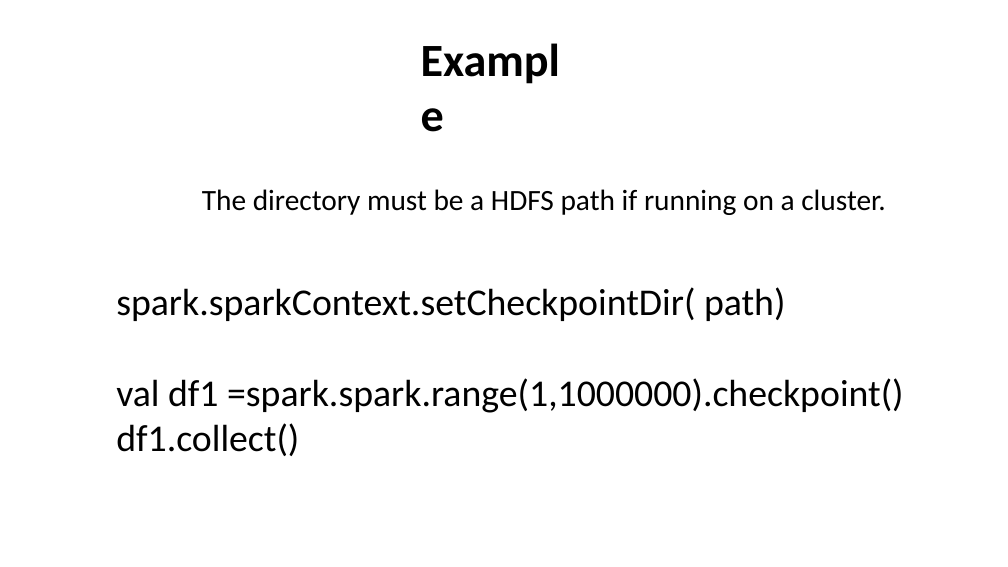
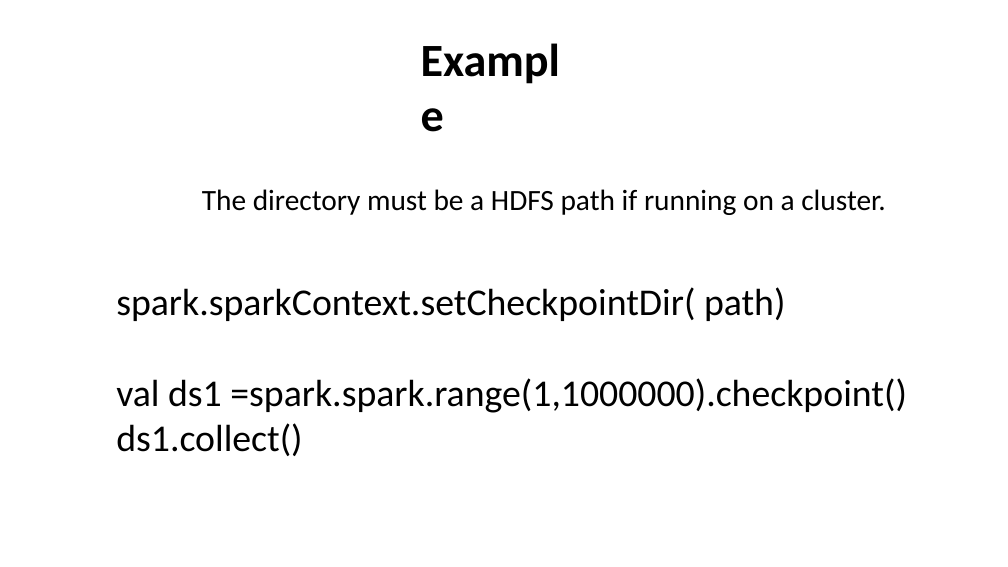
Before and after one commit to nkudinov/apache_spark_pptx, a slide deck: slide 2 of Spark_checkpoint.pptx. Drawn at 1008x567 pixels with LibreOffice and Linux fonts; fonts in the diff are those of the drawing. Boxes give left, top, right and bottom in pixels: in the first picture for what was removed or moved away, otherwise in the second. Text is boxed around its words. In the diff, an @@ line names an element or a change of style, - is before the commit and + after.

Commit message:
add more details about checkpoint

```diff
--- a/Spark_checkpoint.pptx
+++ b/Spark_checkpoint.pptx
@@ text at <box>116,378,907,456</box>: text changed @@
-val df1 =spark.spark.range(1,1000000).checkpoint()
-df1.collect()
+val ds1 =spark.spark.range(1,1000000).checkpoint()
+ds1.collect()
```
Also in this commit, not shown: 9 other slides changed.
